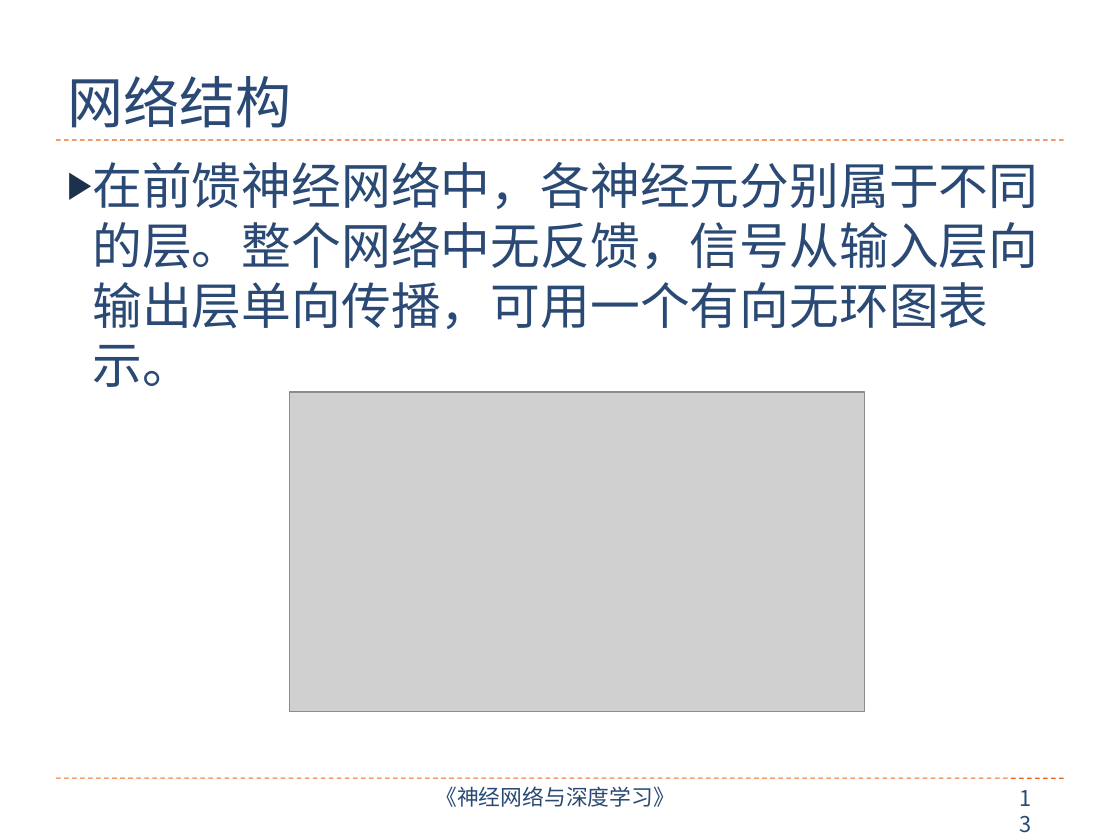
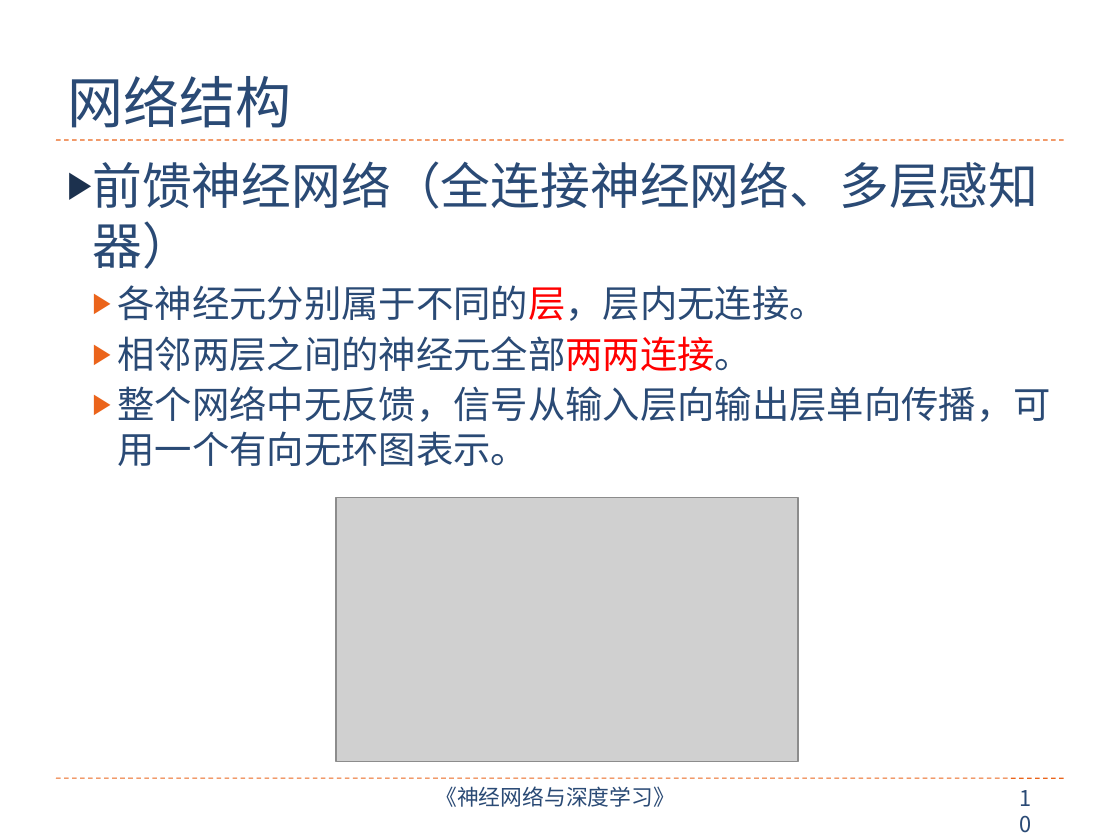
Before and after one commit to nndl/nndl.github.io, a slide deck: slide 10 of ppt/chap-前馈神经网络.pptx (slide 13 before the commit). Drawn at 1120x840 pixels with LibreOffice and Linux fonts; fonts in the diff are those of the drawing; grey boxes stand for pictures. Boxes give left, top, right and bottom in pixels: in the first picture for what was removed or moved away, otherwise in the second. Text is boxed around its words. In the diff, an @@ line names an element or a change of style, - is before the commit and + after.

Commit message:
ppt

```diff
--- a/ppt/chap-前馈神经网络.pptx
+++ b/ppt/chap-前馈神经网络.pptx
@@ text at <box>92,161,1051,466</box>: text changed; size 32 to 24 pt @@
-▶ 在前馈神经网络中，各神经元分别属于不同的层。整个网络中无反馈，信号从输入层向输出层单向传播，可用一个有向无环图表示。
+▶ 前馈神经网络（全连接神经网络、多层感知器）
+  ▶ 各神经元分别属于不同的层，层内无连接。
+  ▶ 相邻两层之间的神经元全部两两连接。
+  ▶ 整个网络中无反馈，信号从输入层向输出层单向传播，可用一个有向无环图表示。
@@ picture removed at <box>289,392,865,711</box> @@
@@ picture added at <box>336,497,797,762</box> @@
@@ page number at <box>1008,780,1054,818</box>: text changed @@
-13
+10
```
Also in this commit, not shown: 10 other slides changed, 3 slides added, 4 slides removed.
